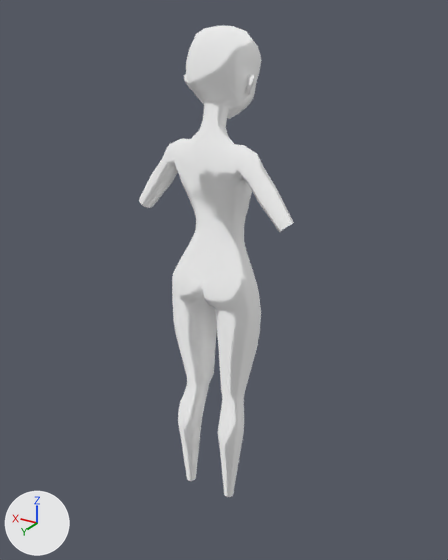
What one commit did to the Blender file Miku.blend.
Camera for both pictures: a 50 mm camera at (-0.876, 1.396, 1.568) aimed at (0.004, -0.071, 0.835). The lights are fixed; the arrows at lower left show +X, +Y and +Z.
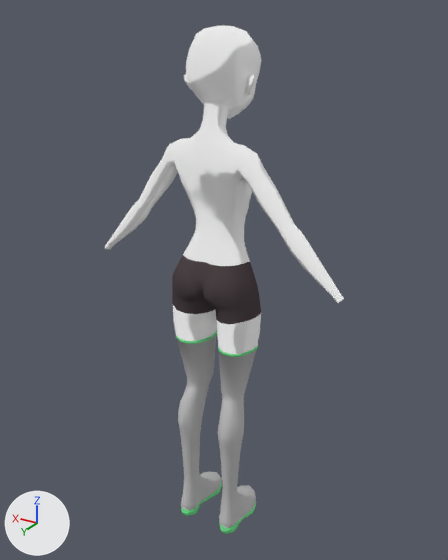
Commit message: 足さきまで

The change, as a list of edits to the scene's bpy script:
```text
Add mat_material_004:
    mat_material_004 = diffuse_material('Material.004')
    mat_material_004.base_color = (0.08, 0.0609, 0.0664)  # dark grey #504649
Add mat_material_005:
    mat_material_005 = diffuse_material('Material.005')
    mat_material_005.base_color = (0.528, 0.528, 0.528)  # light grey #c0c0c0
Change me_cylinder:
    used by ob_cylinder; location = (0.0, 0.008, 1.308); scale = (0.0318, 0.0318, 0.0274)
    remove me_cylinder.from_pydata(...)  # 1252 vertices, 1214 faces, 1 loose edge; spans x 0.0..7.7, y -5.1..2.0, z -42.9..8.5
    add me_cylinder.from_pydata(...)  # 1615 vertices, 1589 faces, 1 loose edge; spans x 0.0..12.4, y -5.1..2.0, z -47.8..8.5
    me_cylinder part 1: 17 vertices moved from x 1.6..2.8, y -1.7..2.0, z -36.4..-30.1 to x 1.6..2.8, y -1.9..1.9, z -36.4..-30.2; 22 vertices removed from x 0.7..2.8, y -1.7..1.1, z -42.9..-28.9; 289 vertices added at x 0.5..4.2, y -4.4..1.9, z -47.8..-23.4
    me_cylinder part 2: 9 vertices moved from x 0.0..2.0, y -1.5..1.4, z -2.4..-0.6 to x 0.0..2.0, y -1.5..1.3, z -2.4..-0.6; 96 vertices added at x 6.9..12.4, y -1.1..0.6, z -15.5..-9.0
    me_cylinder part 3: 132 faces spanning x 0.0..4.5, y -3.2..2.0, z -20.2..-13.7 switch from mat_material to mat_material_004 (dark grey #504649)
    me_cylinder part 4: 77 faces spanning x 1.0..3.6, y -2.1..1.9, z -37.9..-28.9 switch from mat_material to mat_material_005 (light grey #c0c0c0)
```

Location of each change, (x1, y1, x2, y2) in pixels of the pictures (448 x 560 px):
'Cylinder', reshaped (54% wider, 8% taller)
    before: (139, 26, 294, 497)
    after: (105, 26, 344, 534)
part 1 of me_cylinder, built on
    before: (181, 331, 240, 497)
    after: (174, 320, 260, 534)
part 2 of me_cylinder, built on
    before: (177, 123, 242, 160)
    after: (105, 123, 344, 303)
part 3 of me_cylinder, recoloured
    both: (172, 255, 261, 324)
part 4 of me_cylinder, recoloured (white to grey)
    both: (178, 385, 244, 465)
